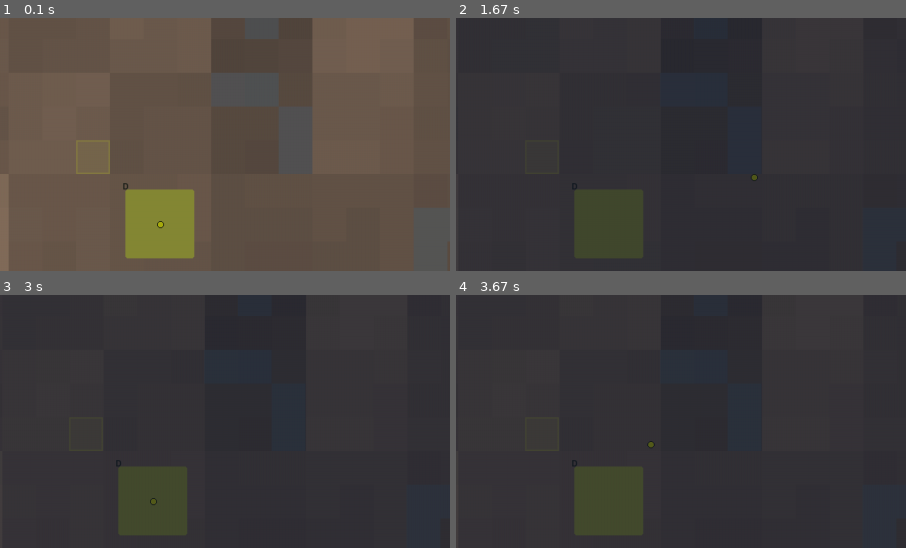
Above: before the commit, frames 1-4 (two rows, left to right).
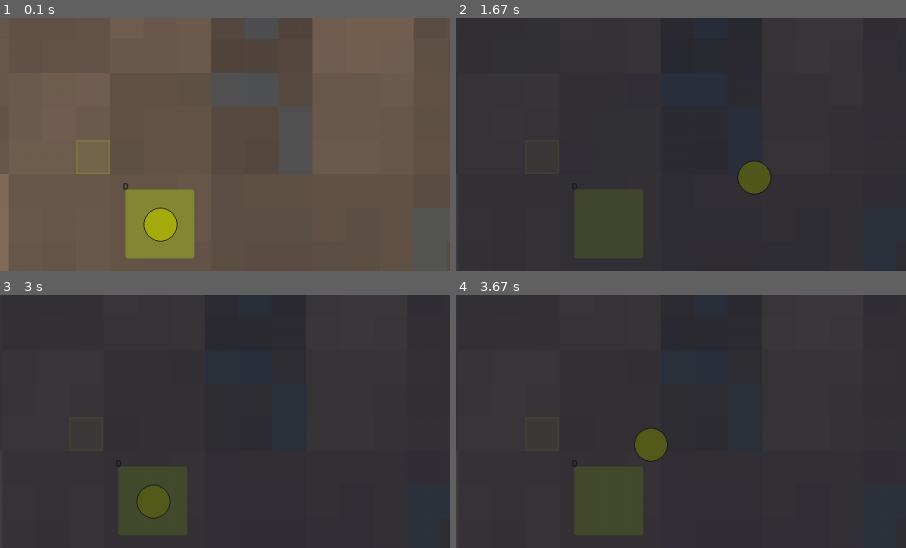
Above: after the commit, the same moments.

Repository: TimPasquini/Kemet
Game: pygame game, started from pygame_runner.py
Two runs of this game, one before a commit and one after it. Both use one fixed random seed, a clock stepped at 60 frames per second and the inputs below.
Inputs:
- Up to frame 1 (0.1 s): no input
- Up to frame 2 (1.67 s): hold D 0.33-0.8 s; hold W 0.83-1.13 s; hold D 1.17-1.63 s
- Up to frame 3 (3 s): hold A 1.67-2.2 s; hold S 2.23-2.53 s; hold A 2.57-2.97 s
- Up to frame 4 (3.67 s): hold W 3-3.37 s; hold D from 3.4 s (still down)
The pictures show only the part of the screen within x 20-70%, y 0-50%; the shares and areas given below are measured in that part.

The runs differ from the first frame. In frame 1, 0.8% of the frame differs, in the area x 31-40%, y 74-89%; in frame 2, 0.7%; in frame 3, less than 0.1%; in frame 4, 0.7%.

Commit message:
Fix zoom scaling issues for background, player, and UI highlights
- Fixed background rendering in  to correctly scale the pre-rendered terrain surface based on camera zoom, resolving grid desynchronization.
- Updated  to accept and use a scaled sub-tile size, ensuring the selection cursor scales with the world.
- Adjusted  to calculate player radius relative to the scaled tile size, maintaining consistent proportions at all zoom levels.
- Updated  to calculate and pass scaled dimensions to rendering functions.

Diff:
--- a/pygame_runner.py
+++ b/pygame_runner.py
@@ -189,6 +189,7 @@
     # map_surface is now passed in and reused to avoid per-frame allocation
     # We pass the scaled tile size to the renderer so it draws at the correct zoom level
     scaled_tile_size = int(tile_size * camera.zoom)
+    scaled_sub_tile_size = int(scaled_tile_size / SUBGRID_SIZE)
 
     # Ensure map surface is large enough for the viewport
     if map_surface.get_width() != camera.viewport_width or map_surface.get_height() != camera.viewport_height:
@@ -204,6 +205,7 @@
         state.player_state.position,  # Sub-grid coordinates
         ui_state,
         toolbar.get_selected_tool(),
+        scaled_sub_tile_size,
     )
 
     render_player(map_surface, state, camera, player_world_pos, scaled_tile_size)
--- a/render/map.py
+++ b/render/map.py
@@ -96,11 +96,21 @@
 
     if background_surface is not None:
         # --- 1. Blit the pre-rendered static background ---
-        # Get the portion of the background surface that is visible to the camera
-        cam_x = -camera.world_to_viewport(0, 0)[0]
-        cam_y = -camera.world_to_viewport(0, 0)[1]
-        visible_world_rect = pygame.Rect(cam_x, cam_y, camera.viewport_width, camera.viewport_height)
-        surface.blit(background_surface, (0, 0), visible_world_rect)
+        # Determine the source rectangle from the full-world background surface
+        # that corresponds to the camera's current view.
+        src_w = camera.viewport_width / camera.zoom
+        src_h = camera.viewport_height / camera.zoom
+        source_rect = pygame.Rect(camera.world_x, camera.world_y, src_w, src_h)
+
+        # Clip the source rectangle to the bounds of the background surface
+        # to prevent "subsurface outside surface" errors at the edges.
+        source_rect.clamp_ip(background_surface.get_rect())
+
+        # Extract the visible portion and scale it to fit the viewport.
+        if source_rect.width > 0 and source_rect.height > 0:
+            visible_bg = background_surface.subsurface(source_rect)
+            scaled_bg = pygame.transform.scale(visible_bg, surface.get_size())
+            surface.blit(scaled_bg, (0, 0))
     else:
         # Fallback: render terrain per-frame (slower but works without background cache)
         _render_terrain_per_frame(surface, state, camera, tile_size, elevation_range)
@@ -117,8 +127,8 @@
         if not camera.is_tile_visible(tile_x, tile_y):
             continue
         # Get world position for sub-square (using sub-square coords directly)
-        world_x = sub_x * sub_size
-        world_y = sub_y * sub_size
+        world_x = sub_x * (tile_size / SUBGRID_SIZE)
+        world_y = sub_y * (tile_size / SUBGRID_SIZE)
         vp_x, vp_y = camera.world_to_viewport(world_x, world_y)
         rect = pygame.Rect(int(vp_x), int(vp_y), sub_size - 1, sub_size - 1)
         pygame.draw.rect(surface, COLOR_STRUCTURE, rect.inflate(-2, -2))
@@ -135,7 +145,7 @@
 
             if tile.wellspring_output > 0:
                 spring_color = COLOR_WELLSPRING_STRONG if tile.wellspring_output / 10 > 0.5 else COLOR_WELLSPRING_WEAK
-                pygame.draw.circle(surface, spring_color, rect.center, WELLSPRING_RADIUS)
+                pygame.draw.circle(surface, spring_color, rect.center, WELLSPRING_RADIUS * camera.zoom)
             if tile.depot:
                 pygame.draw.rect(surface, COLOR_DEPOT, rect.inflate(-TRENCH_INSET, -TRENCH_INSET), border_radius=3)
                 draw_text(surface, font, "D", (rect.x + 18, rect.y + 12), color=(40, 40, 20))
@@ -153,6 +163,7 @@
 ) -> None:
     """Fallback terrain rendering - renders each visible sub-square per frame."""
     start_x, start_y, end_x, end_y = camera.get_visible_subsquare_range()
+    scaled_sub_tile_size = max(1, int((TILE_SIZE / SUBGRID_SIZE) * camera.zoom))
 
     for sub_y in range(start_y, end_y):
         for sub_x in range(start_x, end_x):
@@ -170,7 +181,7 @@
             world_x, world_y = camera.subsquare_to_world(sub_x, sub_y)
             vp_x, vp_y = camera.world_to_viewport(world_x, world_y)
 
-            rect = pygame.Rect(int(vp_x), int(vp_y), SUB_TILE_SIZE, SUB_TILE_SIZE)
+            rect = pygame.Rect(int(vp_x), int(vp_y), scaled_sub_tile_size, scaled_sub_tile_size)
             pygame.draw.rect(surface, color, rect)
 
 
@@ -184,7 +195,7 @@
     Render water as a single semi-transparent overlay for performance.
     This avoids thousands of small blit calls per frame.
     """
-    sub_size = tile_size // SUBGRID_SIZE
+    sub_size = max(1, tile_size // SUBGRID_SIZE)
     start_x, start_y, end_x, end_y = camera.get_visible_subsquare_range()
 
     # Create a single overlay surface for the entire viewport.
@@ -323,13 +334,14 @@
     player_pos: Tuple[int, int],
     ui_state: "UIState",
     tool: Optional["Tool"],
+    scaled_sub_tile_size: int,
 ) -> None:
     """Render interaction range indicator and target highlight."""
     target_subsquare = ui_state.target_subsquare
     if target_subsquare is None:
         return
 
-    sub_size = int(camera.sub_tile_size)
+    sub_size = scaled_sub_tile_size
     # Use the validity flag from ui_state to determine the color
     color = get_tool_highlight_color(tool, ui_state.is_valid_target)
     world_x, world_y = camera.subsquare_to_world(target_subsquare[0], target_subsquare[1])
@@ -337,6 +349,7 @@
     rect = pygame.Rect(int(vp_x), int(vp_y), sub_size, sub_size)
 
     # Use cached highlight surface to avoid per-frame allocation
-    highlight_surface = _get_cached_highlight_surface(sub_size, color, 60)
-    surface.blit(highlight_surface, (int(vp_x), int(vp_y)))
+    if sub_size > 0:
+        highlight_surface = _get_cached_highlight_surface(sub_size, color, 60)
+        surface.blit(highlight_surface, (int(vp_x), int(vp_y)))
     pygame.draw.rect(surface, color, rect, 2)
--- a/render/player_renderer.py
+++ b/render/player_renderer.py
@@ -4,6 +4,8 @@
 
 from typing import TYPE_CHECKING, Tuple
 import pygame
+
+from config import SUBGRID_SIZE
 
 if TYPE_CHECKING:
     from main import GameState
@@ -20,9 +22,12 @@
     px, py = player_world_pos
     vx, vy = camera.world_to_viewport(px, py)
 
-    # Scale player size with zoom
-    # Base radius 5 (diameter 10) at zoom 1.0, which matches a sub-square size roughly
-    radius = max(3, int(5 * camera.zoom))
+    # Calculate sub-tile size in pixels at current zoom
+    scaled_sub_tile_size = scaled_tile_size / SUBGRID_SIZE
+
+    # Player radius is roughly half a sub-tile (diameter = sub-tile size)
+    # We clamp it to a minimum of 2 pixels so it doesn't disappear at high zoom out
+    radius = max(2, int(scaled_sub_tile_size / 2))
 
     pygame.draw.circle(surface, (255, 255, 0), (int(vx), int(vy)), radius)
     pygame.draw.circle(surface, (0, 0, 0), (int(vx), int(vy)), radius, 1)
